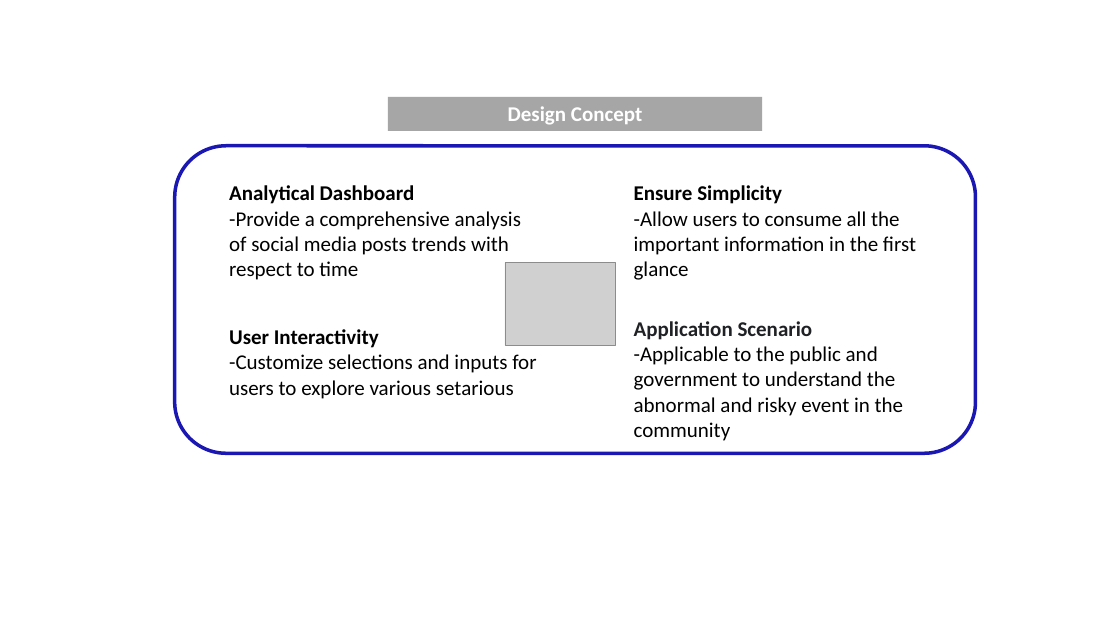
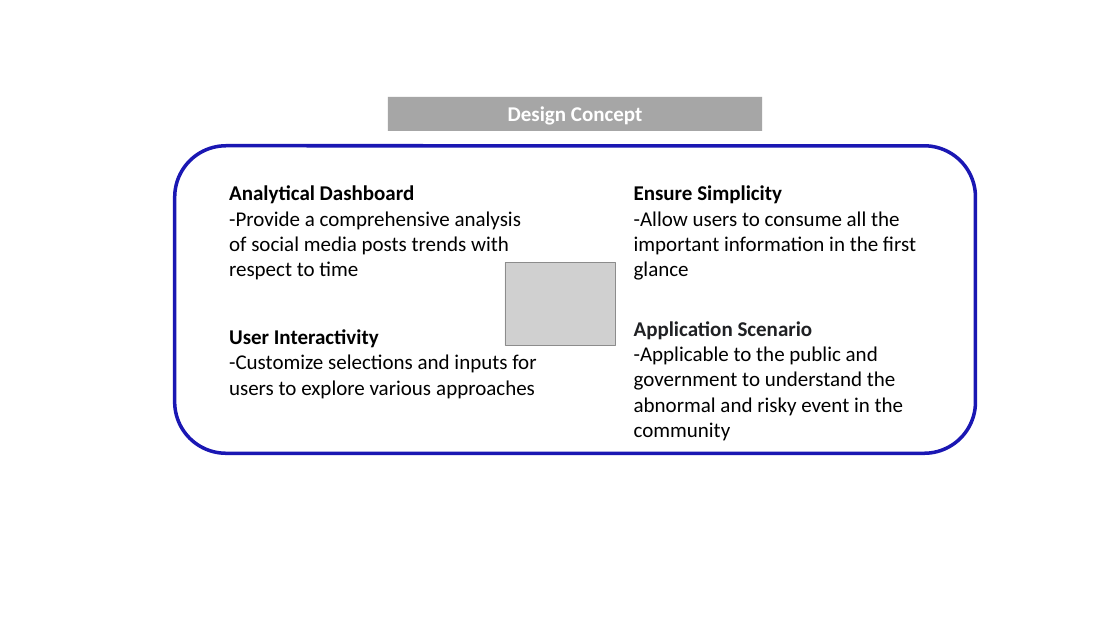
Before and after one commit to jiahui890/viz_project, a slide deck: slide 4 of poster/framework.pptx. Drawn at 1120x630 pixels with LibreOffice and Linux fonts; fonts in the diff are those of the drawing; grey boxes stand for pictures. Boxes give left, top, right and bottom in pixels: in the first picture for what was removed or moved away, otherwise in the second. Text is boxed around its words. In the diff, an @@ line names an element or a change of style, - is before the commit and + after.

```diff
--- a/poster/framework.pptx
+++ b/poster/framework.pptx
@@ text at (229, 354, 536, 399): text changed @@
--Customize selections and inputs for users to explore various setarious
+-Customize selections and inputs for users to explore various approaches
```
Also in this commit, not shown: 7 other files.
